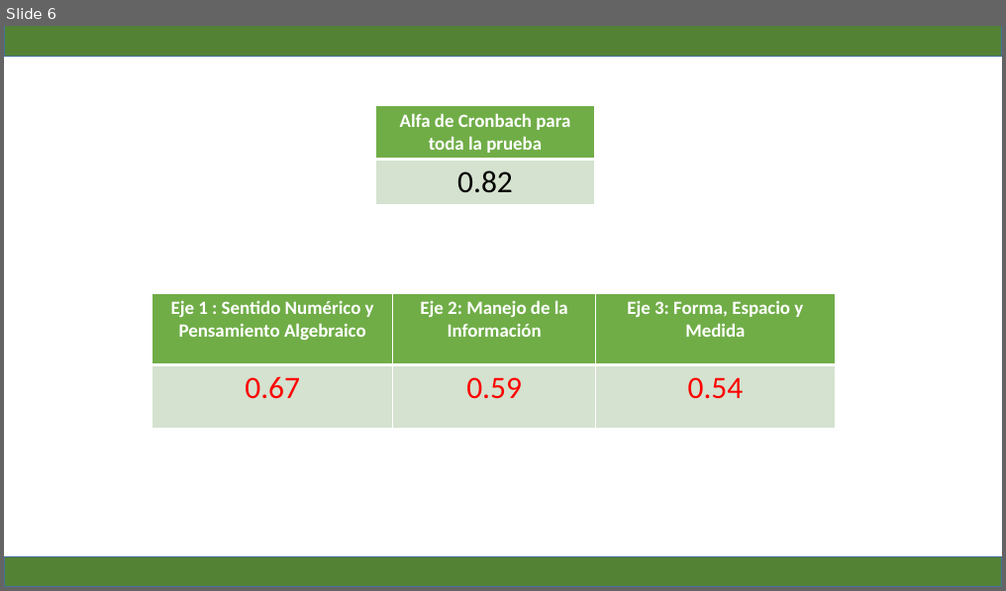
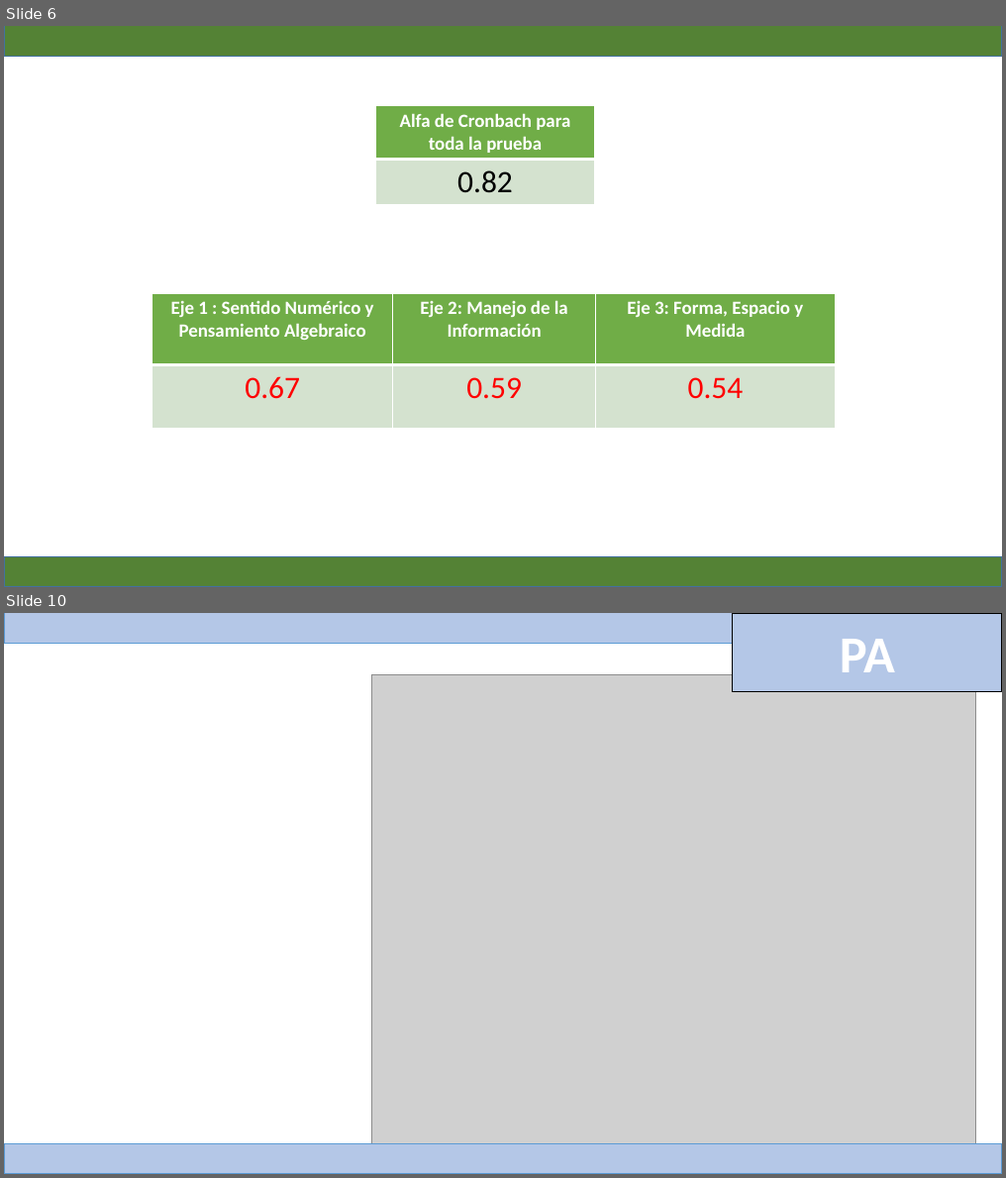
Before and after one commit to Adrifelcha/afchavez-019, a slide deck: RIMEDIE/Mat09_2015/Assessing the Model/Reporte_Resumen_Indices_TCT_AFC_AFE_MAT09.pptx. Shown one above the other, each under a label of ours: slide 6 before the commit, slides 6 and 10 after it; the slides between them are not shown. The pictures are 1006x591 and 1006x1178 pixels, drawn with LibreOffice and Linux fonts; fonts in the diff are those of the drawing; grey boxes stand for pictures. Boxes give left, top, right and bottom in pixels: in the first picture for what was removed or moved away, otherwise in the second. Text is boxed around its words. In the diff, an @@ line names an element or a change of style, - is before the commit and + after.

```diff
--- a/RIMEDIE/Mat09_2015/Assessing the Model/Reporte_Resumen_Indices_TCT_AFC_AFE_MAT09.pptx
+++ b/RIMEDIE/Mat09_2015/Assessing the Model/Reporte_Resumen_Indices_TCT_AFC_AFE_MAT09.pptx
@@ slide 10 added at [4, 613, 1002, 1174], background #FFFFFF @@
@@ rectangle added at [4, 613, 1002, 643], fill #B4C7E7, outline #5B9BD5 1 pt @@
@@ rectangle added at [733, 613, 1002, 691], fill #B4C7E7, outline #000000 1 pt, 50 pt, text #FFFFFF, bold @@
+PA
@@ picture added at [371, 675, 976, 1145] @@
@@ rectangle added at [4, 1145, 1002, 1174], fill #B4C7E7, outline #5B9BD5 1 pt @@
```
Also in this commit, not shown: 5 other slides added, 10 other files.
